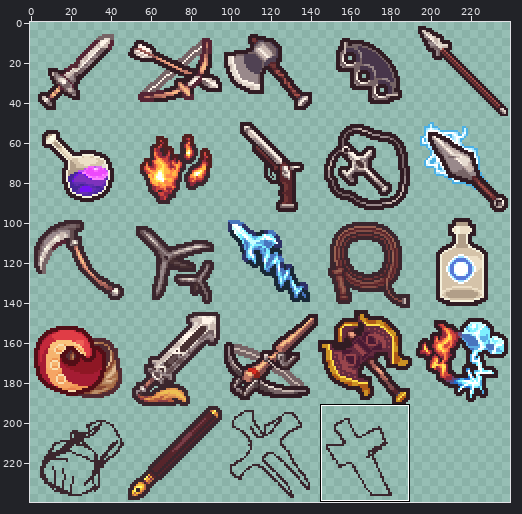
Sprite sheet: Assets/Sprites/UI/Icons/sprite_weapons.png. The first picture is a wide view before the edit; the outline marks the close-up.
Close-up. Before the edit:
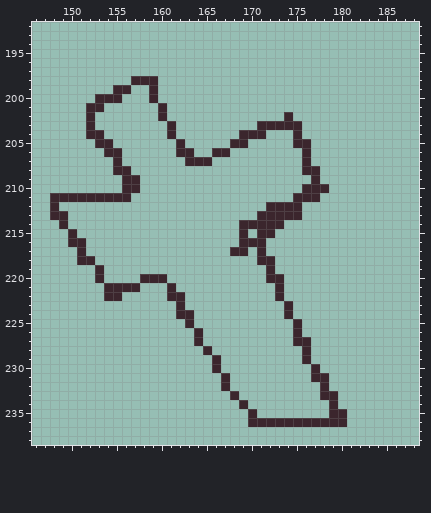
The file is 240x240 pixels. Colours within 5 levels of each other are drawn and written as one. Shown: x 146..188, y 192..238. The commit also changed other parts of the picture, which this record leaves out.
After:
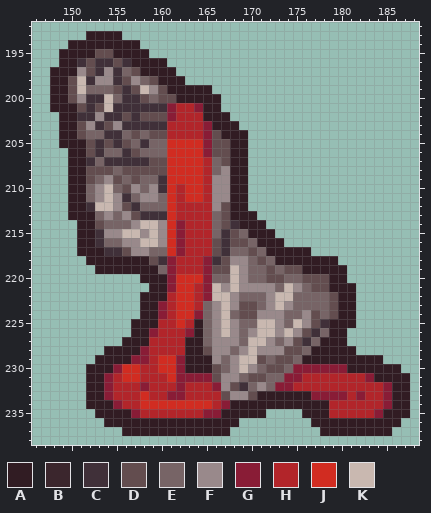
Palette (. is transparent): A #311c23  B #3b262d  C #403039  D #634d4f  E #776466  F #99898b  G #891c36  H #b2252a  J #d12c21  K #c9b8b0
Change:
@@ x 146..188 @@
 192 ...........................................
-193 ...........................................
-194 ...........................................
-195 ...........................................
-196 ...........................................
-197 ...........................................
-198 ...........BBB.............................
-199 .........BB..B.............................
-200 .......BBB...B.............................
-201 ......BB......B............................
-202 ......B.......B.............B..............
-203 ......B........B.........BBBBB.............
-204 ......BB.......B.......BBB...B.............
-205 .......BB.......B.....BB.....BB............
-206 ........BB......BB..BB........B............
-207 .........B.......BBB..........B............
-208 .........BB...................BB...........
-209 ..........BB...................B...........
-210 ..........BB..................BBB..........
-211 ..BBBBBBBBB..................BBB...........
-212 ..B.......................BBBB.............
-213 ..BB.....................BBBBB.............
-214 ...B...................BBBBB...............
-215 ....B..................B.BB................
-216 ....BB.................BBB.................
-217 .....B................BB.B.................
-218 .....BB..................BB................
-219 .......B..................B................
-220 .......B....BBB...........BB...............
-221 ........BBBB...B...........B...............
-222 ........BB.....BB..........B...............
-223 ................B...........B..............
-224 ................BB..........B..............
-225 .................B...........B.............
-226 ..................B..........B.............
-227 ..................B..........BB............
-228 ...................B..........B............
-229 ....................B.........B............
-230 ....................B..........B...........
-231 .....................B.........BB..........
-232 .....................B..........B..........
-233 ......................B.........BB.........
-234 .......................B.........B.........
-235 ........................B........BB........
-236 ........................BBBBBBBBBBB........
-237 ...........................................
+193 ......AAAA.................................
+194 ....AAAAAAAA...............................
+195 ...AAAADDAAAA..............................
+196 ...AACDCCDCAAAA............................
+197 ..AAAFDCFCEDAAAA...........................
+198 ..AADKCFFCDFEDAAA..........................
+199 ..AADKEEEDCDKFDAAAAA.......................
+200 ..AADFCCKECCDEDDAAAAA......................
+201 ..AAADCDKCCCCCCGHHGAA......................
+202 ...AACCFCCDCDDDGHHHAAA.....................
+203 ...AADFCDFCCCCCHHHHGAAA....................
+204 ...AADEECCEDEDDHHHHGDAAA...................
+205 ...AAADCDCDECEEJJJJGDDAA...................
+206 ....AADCEECDEEEJJJJGDDAA...................
+207 ....AACECCCCCDDJJJJHEDAA...................
+208 ....AADDDEDDDDDJJJJHEFAA...................
+209 ....AADEFDEDEECJJJJHFFAA...................
+210 ....AAEFKEDFEFCJHJJHFFAA...................
+211 ....AAEFKFCEFFEJHJJHFFAA...................
+212 ....AACKKFDCEEEJHHHHFDAA...................
+213 ....AAAEFEFDCCCJHHHHEDAAA..................
+214 .....AADEEEFKKFJGHHHEDCAAA.................
+215 .....AACFFKKFKFJGHHHECDEAAA................
+216 .....AACEEFFKKFJGHHHDCDDEAAA...............
+217 .....AAACCDFFEEJGHHHDCEEDEAAAAA............
+218 ......AAAAAAADCGHHHGCDFFEDEAAAAAAA.........
+219 .......AAAAAAAEGHHHGDDKFEEDEDDAAAAA........
+220 ............AAAGJJJGEEKFEEDDEEDDDAA........
+221 .............AAGJJHGKFKFFFFEKFEDDAAA.......
+222 ............AAAHJJHGKKFEEEFKKEEEEDAA.......
+223 ............AAGHJJHEFKFDDEFKFEEEEDAA.......
+224 ............AAGHJJGEFKEDDFFFEEFDEDAA.......
+225 ...........AAAHHJHAEFKFEEKKFEKFDCAAA.......
+226 ...........AAGHHHGAEFKFEFKKFKFDCEAA........
+227 ..........AAAHHHHAAEFFFEKKFEFDCEAAA........
+228 ........AAAAGHHHHAADFFEFKFFFDDEAAAAA.......
+229 .......AAAAGGHJJGAAAFEFKKDEDDEAAAAAAAAA....
+230 ......AAAGJJHHJJGAAADEFKFEDDEGGGGGGAAAAAA..
+231 ......AAGHJJHHHJGGGGDFFEDDEEGGHHHHHHHGAAAA.
+232 ......AAGHHHGHHHGHHHGFDCEFEGGHHHHHHHHHHGAA.
+233 ......AAGHHHJHHGGHHHHDFFDAAAAAAGGGGHGHHGAA.
+234 ......AAAGHHJJJJJJJJHGAAAAAAAAAAAHHHHHHGAA.
+235 .......AAAAGHHHHHHHGGAAAAA....AAAHHHHHGAAA.
+236 ........AAAAAAAAAAAAAAA........AAAAAAAAAA..
+237 ..........AAAAAAAAAAAA..........AAAAAAAA...
 238 ...........................................
